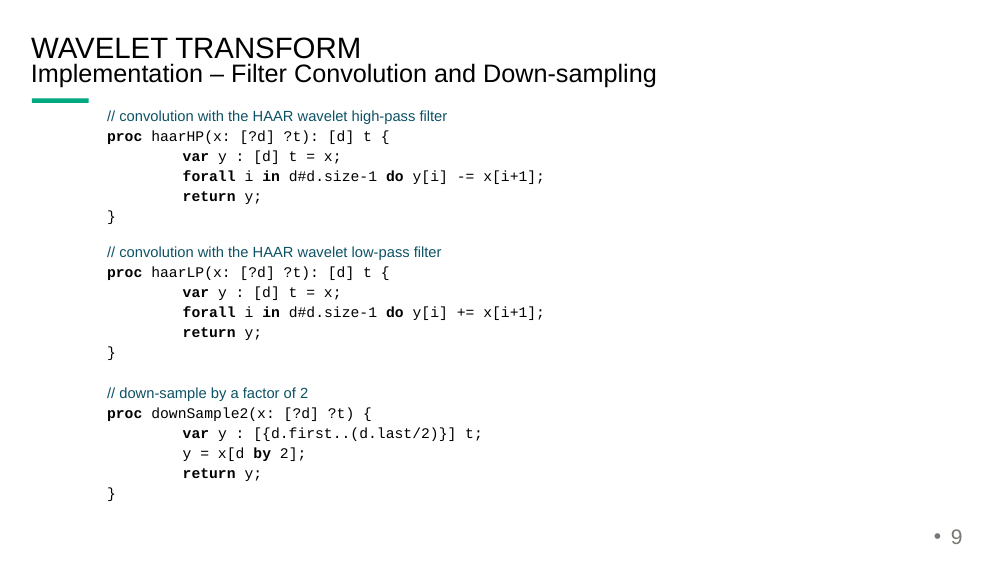
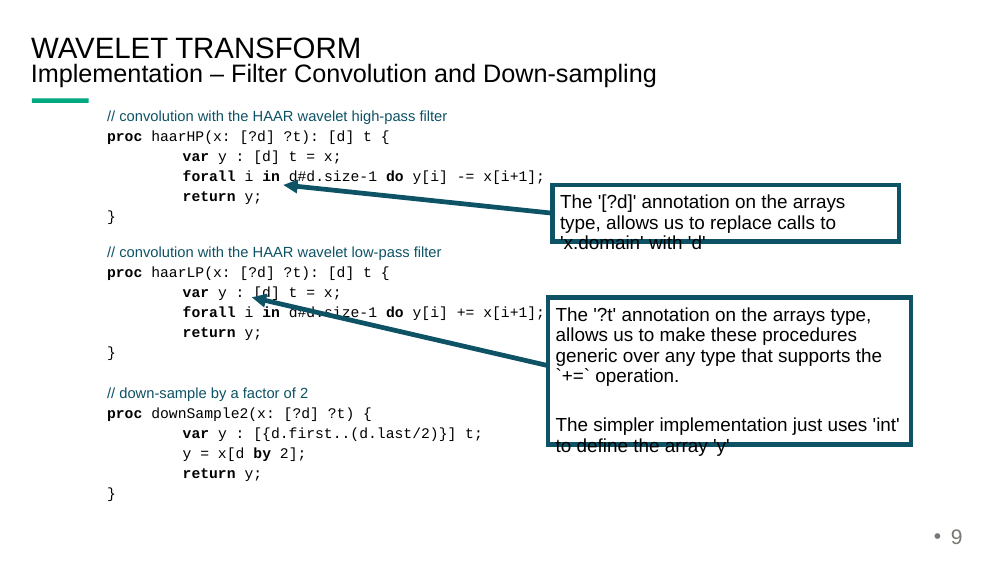
Before and after one commit to jeremiah-corrado/chpl_dwt_example, a slide deck: slide 9 of wavelet_notes.pptx. Drawn at 1008x567 pixels with LibreOffice and Linux fonts; fonts in the diff are those of the drawing; background and template pictures are left out. Boxes give left, top, right and bottom in pixels: in the first picture for what was removed or moved away, otherwise in the second. Text is boxed around its words. In the diff, an @@ line names an element or a change of style, - is before the commit and + after.

```diff
--- a/wavelet_notes.pptx
+++ b/wavelet_notes.pptx
@@ arrow added from (553, 213) to (284, 185), #0D5265 4.5 pt @@
@@ rectangle added at [553, 185, 899, 242], outline #0D5265 4.5 pt, 18 pt, text #000000 @@
+The '[?d]' annotation on the arrays type, allows us to replace calls to 'x.domain' with 'd'
@@ arrow added from (550, 366) to (252, 297), #0D5265 4.5 pt @@
@@ rectangle added at [548, 297, 911, 445], outline #0D5265 4.5 pt, 18 pt, text #000000 @@
+The '?t' annotation on the arrays type, allows us to make these procedures generic over any type that supports the `+=` operation.
+The simpler implementation just uses 'int' to define the array 'y'
```
Also in this commit, not shown: 4 other slides changed, 1 other file.
